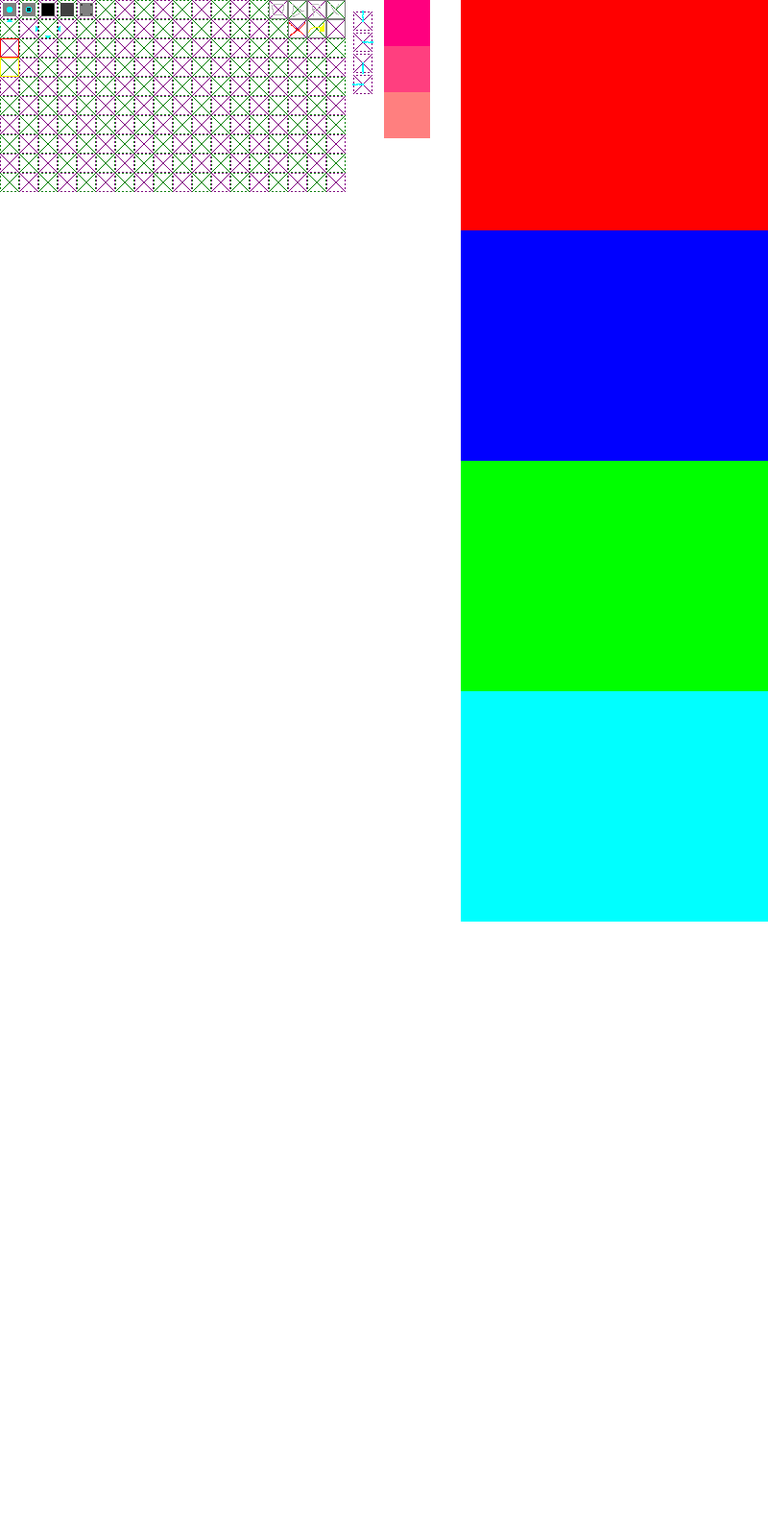
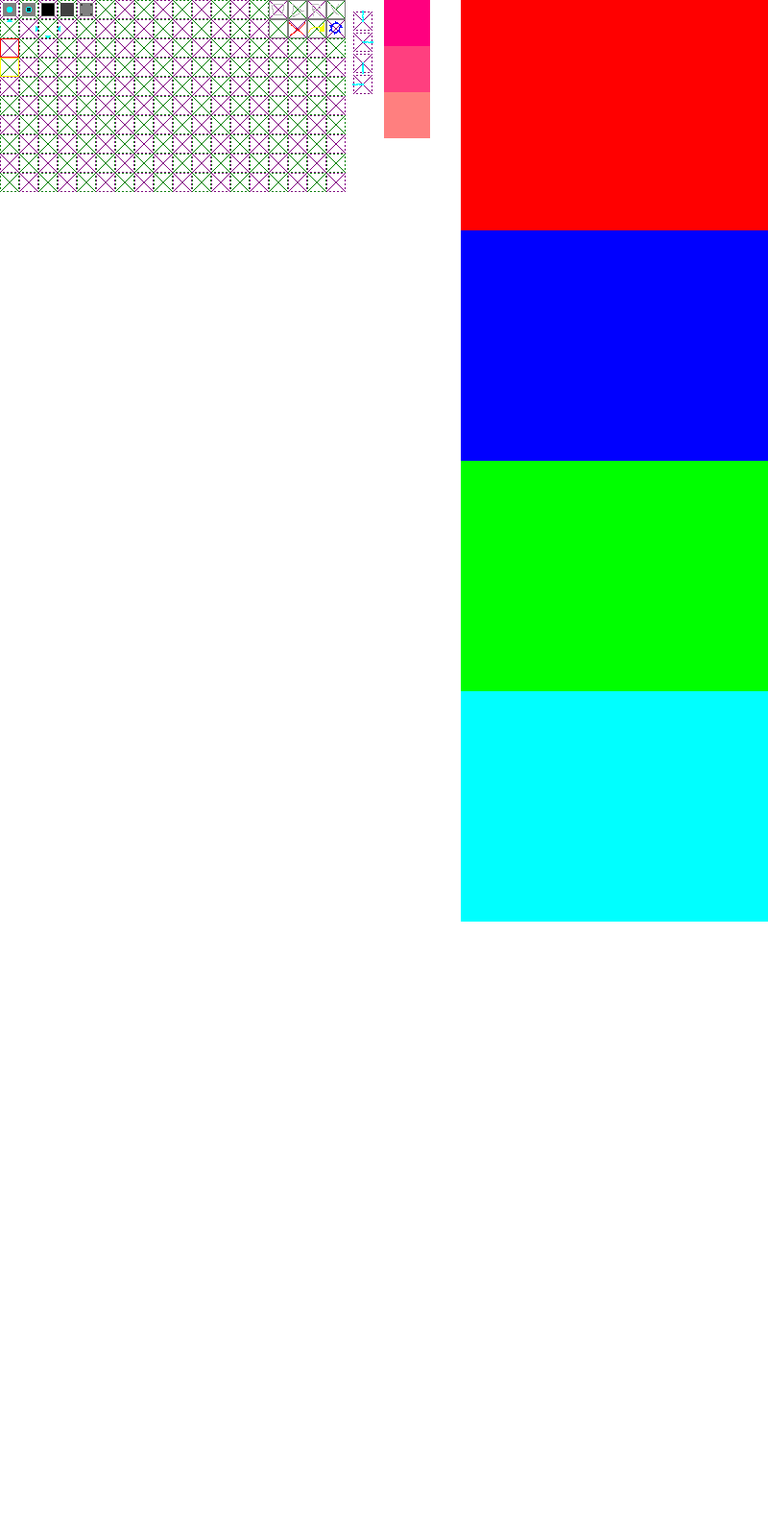
Layer changes from the first 768px x 1536px image to the second:
painted on "stuff" over [268, 19, 343, 39]
